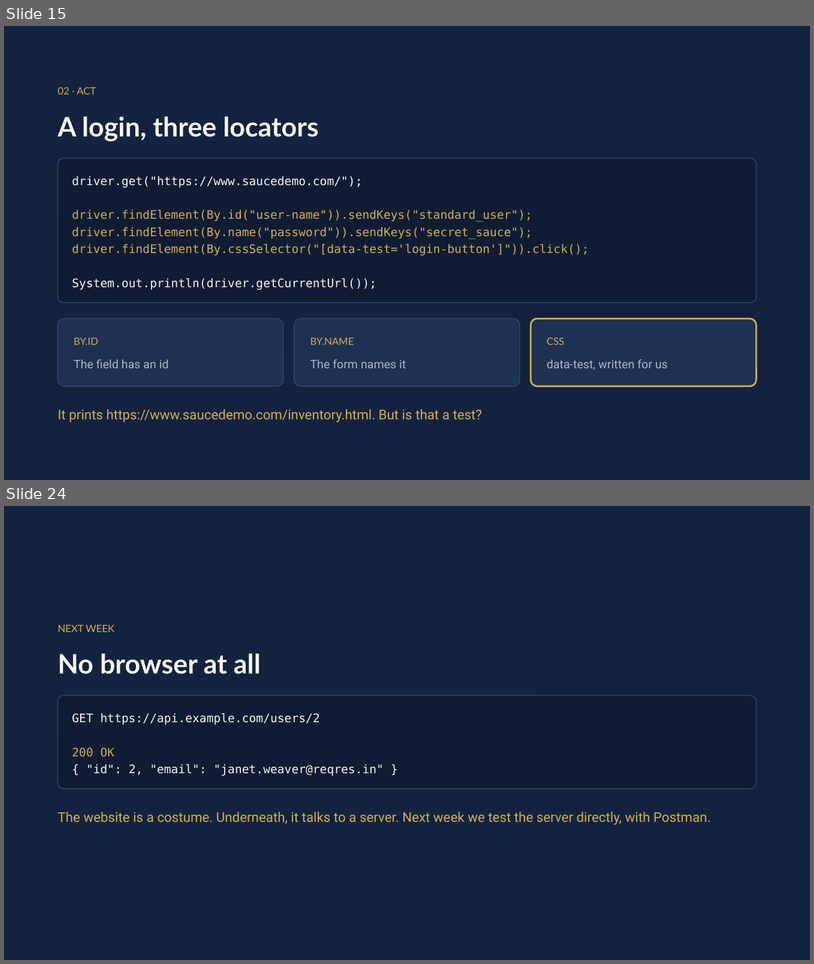
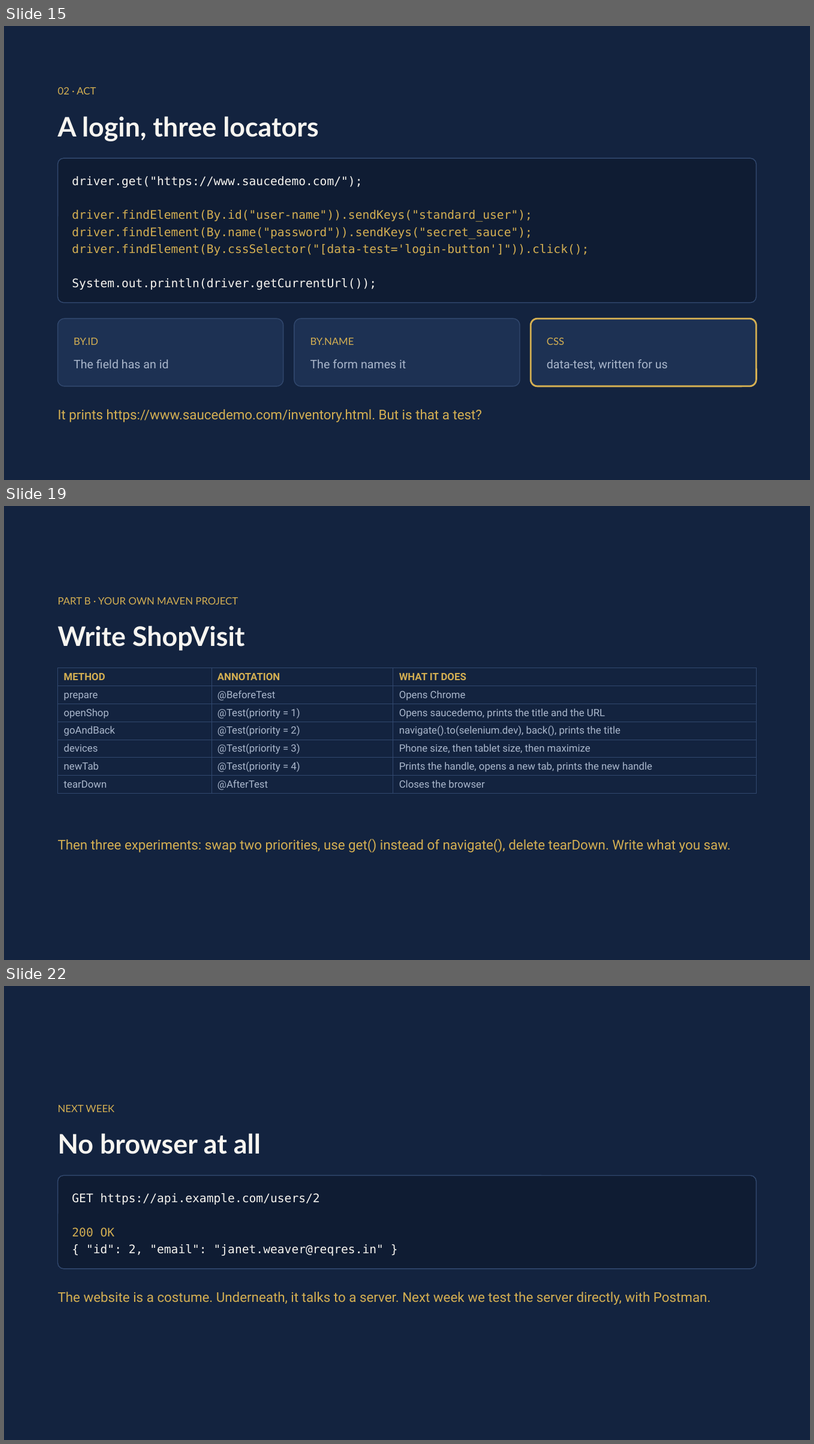
Before and after one commit to MohamedShehab280/software-testing, a slide deck: week-04/Week 4 - Locators and Assertions.pptx. Shown one above the other, each under a label of ours: slides 15 and 24 before the commit, slides 15, 19 and 22 after it; the slides between them are not shown. The pictures are 814x964 and 814x1444 pixels, drawn with LibreOffice and Linux fonts; fonts in the diff are those of the drawing. Boxes give left, top, right and bottom in pixels: in the first picture for what was removed or moved away, otherwise in the second. Text is boxed around its words. In the diff, an @@ line names an element or a change of style, - is before the commit and + after.

```diff
--- a/week-04/Week 4 - Locators and Assertions.pptx
+++ b/week-04/Week 4 - Locators and Assertions.pptx
@@ slide 19 added at <box>4,506,810,960</box>, background #13233F @@
@@ text added at <box>58,597,238,604</box>, 12 pt, text #D4AF52 @@
+PART B · YOUR OWN MAVEN PROJECT
@@ text added at <box>58,625,245,651</box>, 32 pt, text #F7F5F0, bold @@
+Write ShopVisit
@@ table added at <box>58,668,756,792</box>, 7 rows, 3 columns @@
+METHOD | ANNOTATION | WHAT IT DOES
+prepare | @BeforeTest | Opens Chrome
+openShop | @Test(priority = 1) | Opens saucedemo, prints the title and the URL
+goAndBack | @Test(priority = 2) | navigate().to(selenium.dev), back(), prints the title
+devices | @Test(priority = 3) | Phone size, then tablet size, then maximize
+newTab | @Test(priority = 4) | Prints the handle, opens a new tab, prints the new handle
+tearDown | @AfterTest | Closes the browser
@@ text added at <box>58,838,731,852</box>, 16 pt, text #D4AF52 @@
+Then three experiments: swap two priorities, use get() instead of navigate(), delete tearDown. Write what you saw.
@@ what was slide 24 is now slide 22 @@
```
Also in this commit, not shown: 3 slides changed, 4 other slides added, 7 slides removed, 1 other file.
